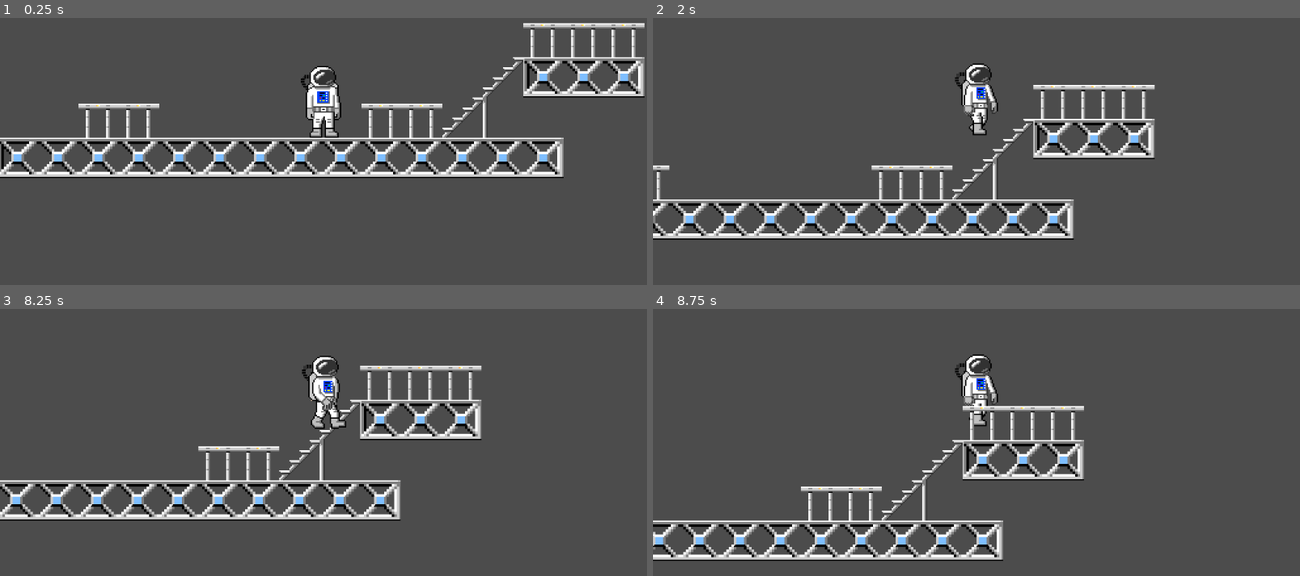
Above: before the commit, frames 1-4 (two rows, left to right).
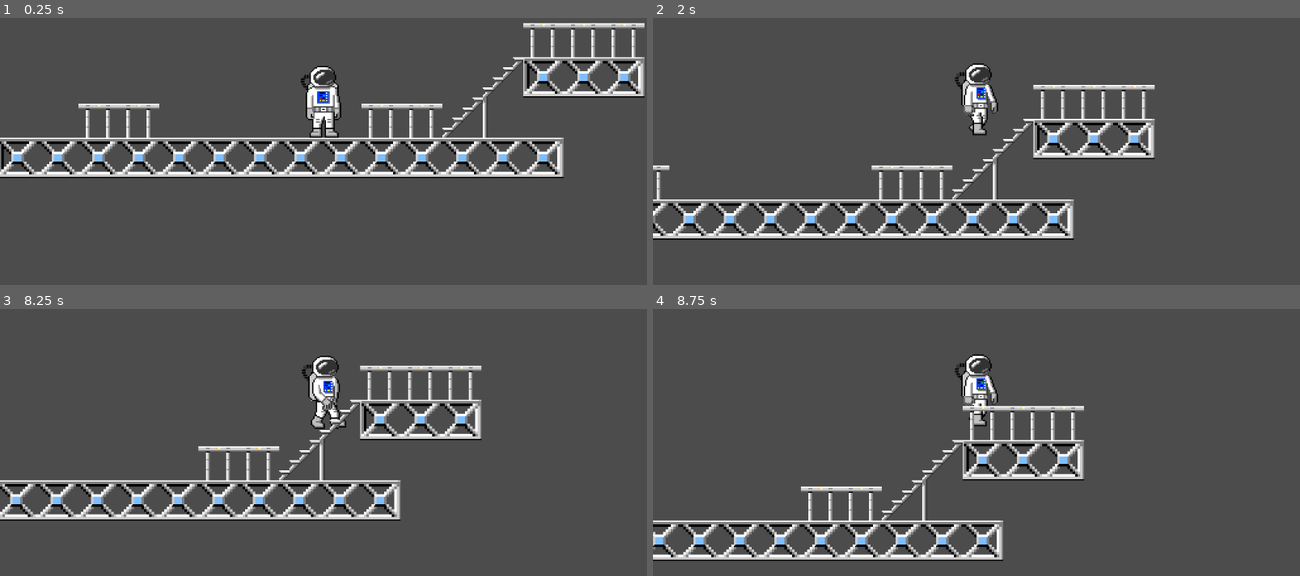
Above: after the commit, the same moments.

Repository: Rincewind70/Godot_Test
Game: Godot game, scene res://Scene Test.tscn
Same seed, same stepped clock (60 frames per second), same inputs: the game is played once before the commit and once after it.
Inputs:
- Up to frame 1 (0.25 s): no input
- Up to frame 2 (2 s): tap Enter at 0.5 s; hold Right (ui_right) from 0.53 s (still down); tap Up (ui_up) at 0.77, 1.52 s
- Up to frame 3 (8.25 s): release Right (ui_right) at 2.03 s; hold Left (ui_left) 2.03-2.78 s; hold Right (ui_right) 2.78-4.28 s; tap Up (ui_up) at 3.02, 3.77, 4.52, 6.02, 6.77, 7.52 s; hold Left (ui_left) 4.28-5.03 s; hold Right (ui_right) 5.03-5.78 s; hold Left (ui_left) 5.78-7.28 s; hold Right (ui_right) from 7.28 s (still down)
- Up to frame 4 (8.75 s): keep holding Right (ui_right)

Frames 1-2 are identical in both runs. In frame 3, less than 0.1% of the frame differs, in the area x 50-54%, y 41-46%; in frame 4, nothing differs.

Commit message:
Changed node positions of player and tiles in scene

Diff:
--- a/Test 001/Scene Test.tscn
+++ b/Test 001/Scene Test.tscn
@@ -1,23 +1,23 @@
 [gd_scene load_steps=3 format=2]
 
-[ext_resource path="res://Tiles/AstroBase.tres" type="TileSet" id=1]
-[ext_resource path="res://Player.tscn" type="PackedScene" id=2]
+[ext_resource path="res://Player.tscn" type="PackedScene" id=1]
+[ext_resource path="res://Tiles/AstroBase.tres" type="TileSet" id=2]
 
 [node name="Scene Test" type="Node2D"]
 
+[node name="Player" parent="." instance=ExtResource( 1 )]
+position = Vector2( 481.751, 251.615 )
+
 [node name="PlatformTiles" type="TileMap" parent="."]
-tile_set = ExtResource( 1 )
+tile_set = ExtResource( 2 )
 cell_size = Vector2( 32, 32 )
 collision_use_kinematic = true
 collision_layer = 2
 format = 1
 tile_data = PoolIntArray( 458771, 8, 0, 458772, 0, 0, 458773, 1, 0, 458774, 2, 0, 524306, 8, 0, 524307, 9, 0, 589831, 0 …(187 unchanged characters)…
 
-[node name="Player" parent="." instance=ExtResource( 2 )]
-position = Vector2( 481.751, 251.615 )
-
 [node name="FrontTiles" type="TileMap" parent="."]
-tile_set = ExtResource( 1 )
+tile_set = ExtResource( 2 )
 cell_size = Vector2( 32, 32 )
 collision_use_kinematic = true
 collision_layer = 2
